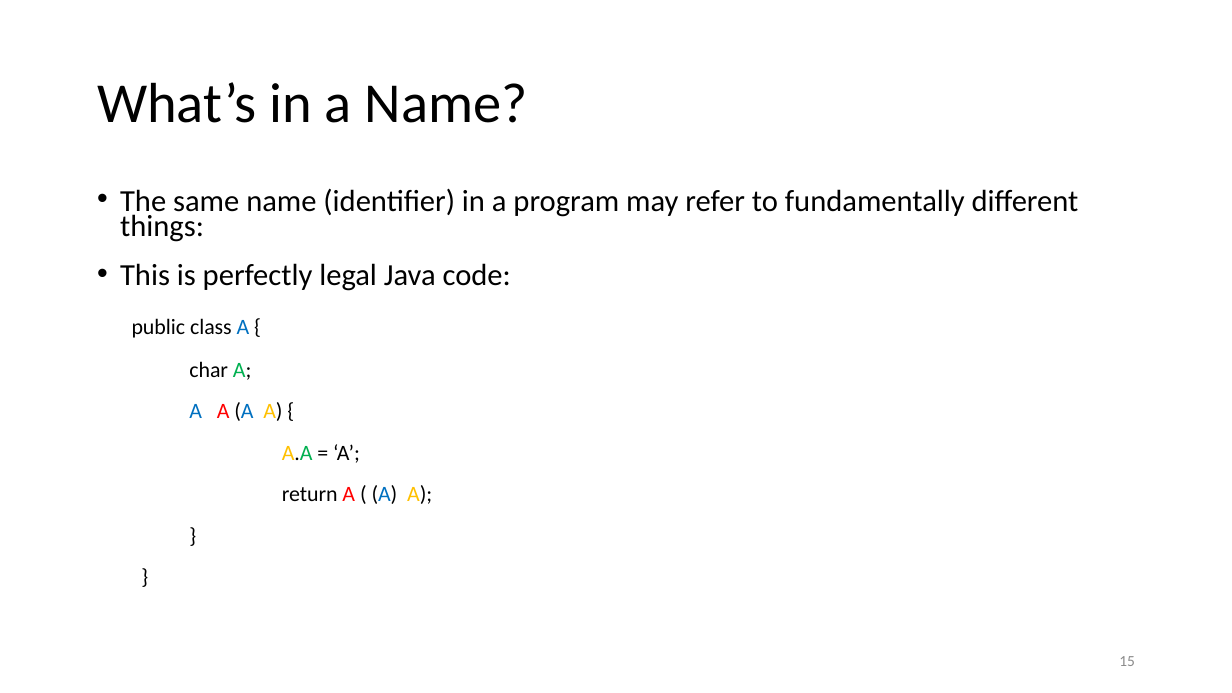
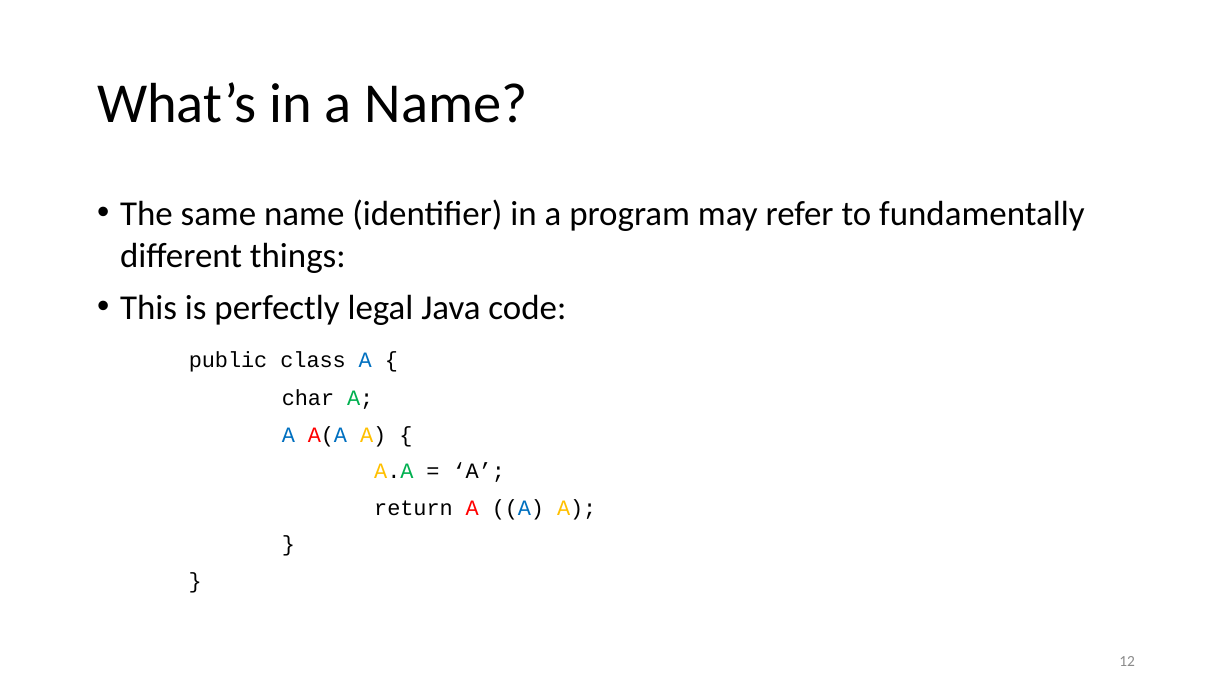
Before and after one commit to anoopsarkar/compilers-class, a slide deck: slide 12 of assets/ppt/semantics/sem1-scoping.pptx (slide 15 before the commit). Drawn at 1232x693 pixels with LibreOffice and Linux fonts; fonts in the diff are those of the drawing. Boxes give left, top, right and bottom in pixels: in the first picture for what was removed or moved away, otherwise in the second. Text is boxed around its words. In the diff, an @@ line names an element or a change of style, - is before the commit and + after.

```diff
--- a/assets/ppt/semantics/sem1-scoping.pptx
+++ b/assets/ppt/semantics/sem1-scoping.pptx
@@ text at (120, 199, 1084, 482): size 17.9 to 20.4 pt in "The same name (identifier) in a program ...", "This is perfectly legal Java code:"; font Calibri to Courier New in "public class A {", "char A;", "A.A = ‘A’;", "}" and 1 more places; line spacing 0.7 to 1; less space between paragraphs @@
@@ text at (282, 426, 386, 447): text changed; font Calibri to Courier New @@
-A A (A A) {
+A A(A A) {
@@ text at (374, 499, 596, 520): text changed; font Calibri to Courier New @@
-return A ( (A) A);
+return A ((A) A);
@@ page number at (1119, 656, 1135, 666): text changed @@
-15
+12
```
Also in this commit, not shown: 34 other slides changed, 2 slides added, 37 slides removed, 4 other files.
